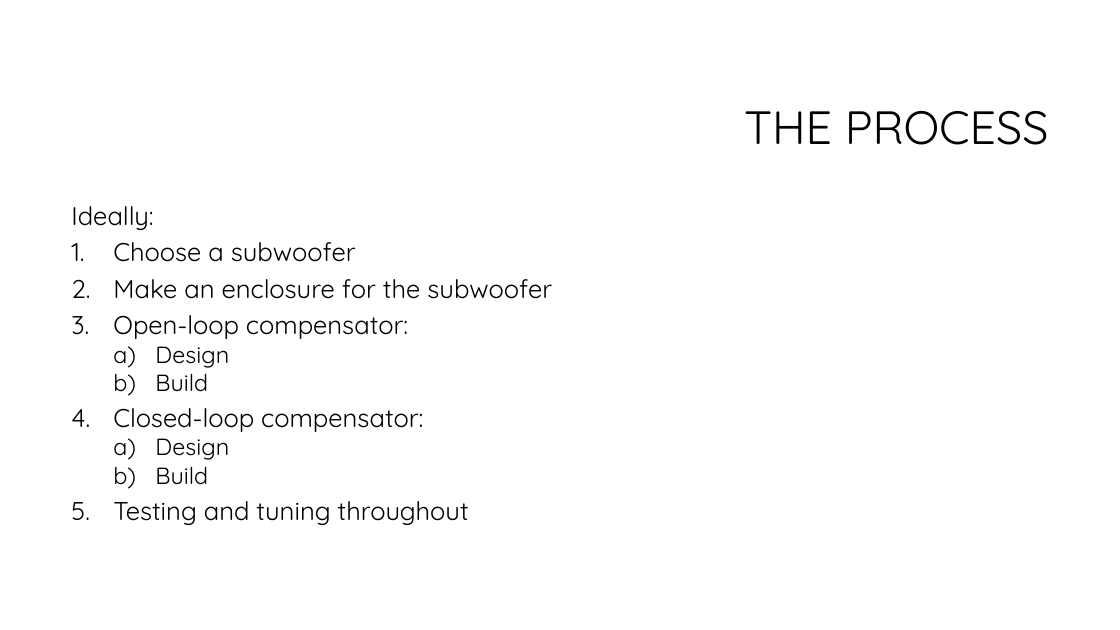
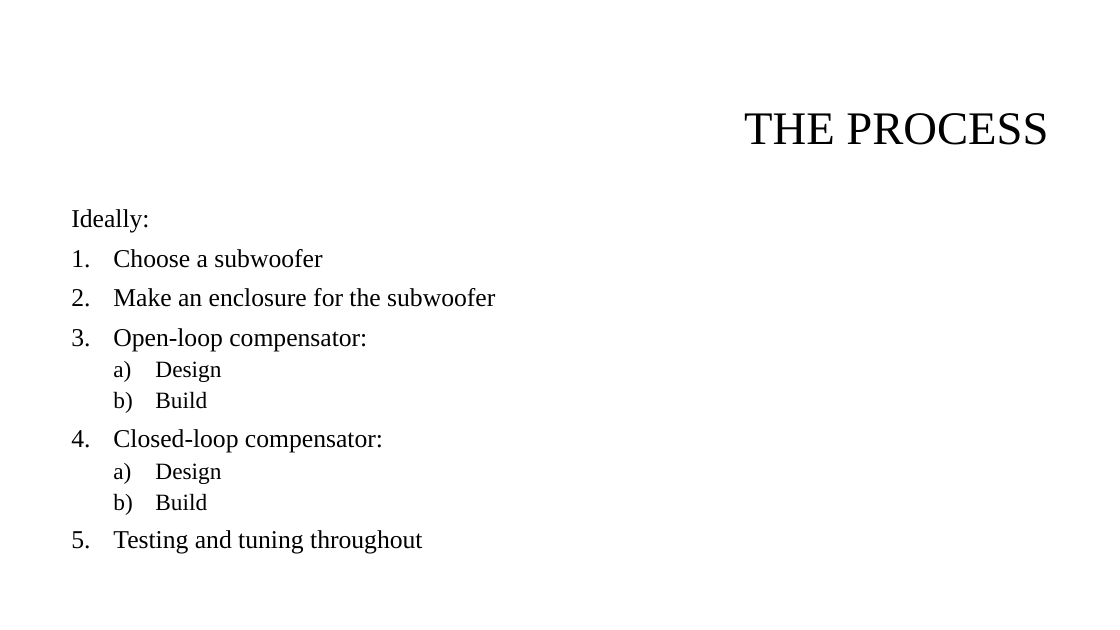
Before and after one commit to spez1998/3rd-year-project, a slide deck: slide 11 of Deliverables/2ndMarkerViva/viva_presentation.pptx. Drawn at 1120x630 pixels with LibreOffice and Linux fonts; fonts in the diff are those of the drawing; background and template pictures are left out. Boxes give left, top, right and bottom in pixels: in the first picture for what was removed or moved away, otherwise in the second. Text is boxed around its words. In the diff, an @@ line names an element or a change of style, - is before the commit and + after.

```diff
--- a/Deliverables/2ndMarkerViva/viva_presentation.pptx
+++ b/Deliverables/2ndMarkerViva/viva_presentation.pptx
@@ title "THE PROCESS" at bbox=[744, 113, 1048, 145]: font Quicksand to Times New Roman @@
@@ text "Ideally:" at bbox=[71, 209, 495, 554]: font Quicksand to Times New Roman; line spacing 0.8 to 0.9 @@
```
Also in this commit, not shown: 9 other slides changed, 2 slides added.
